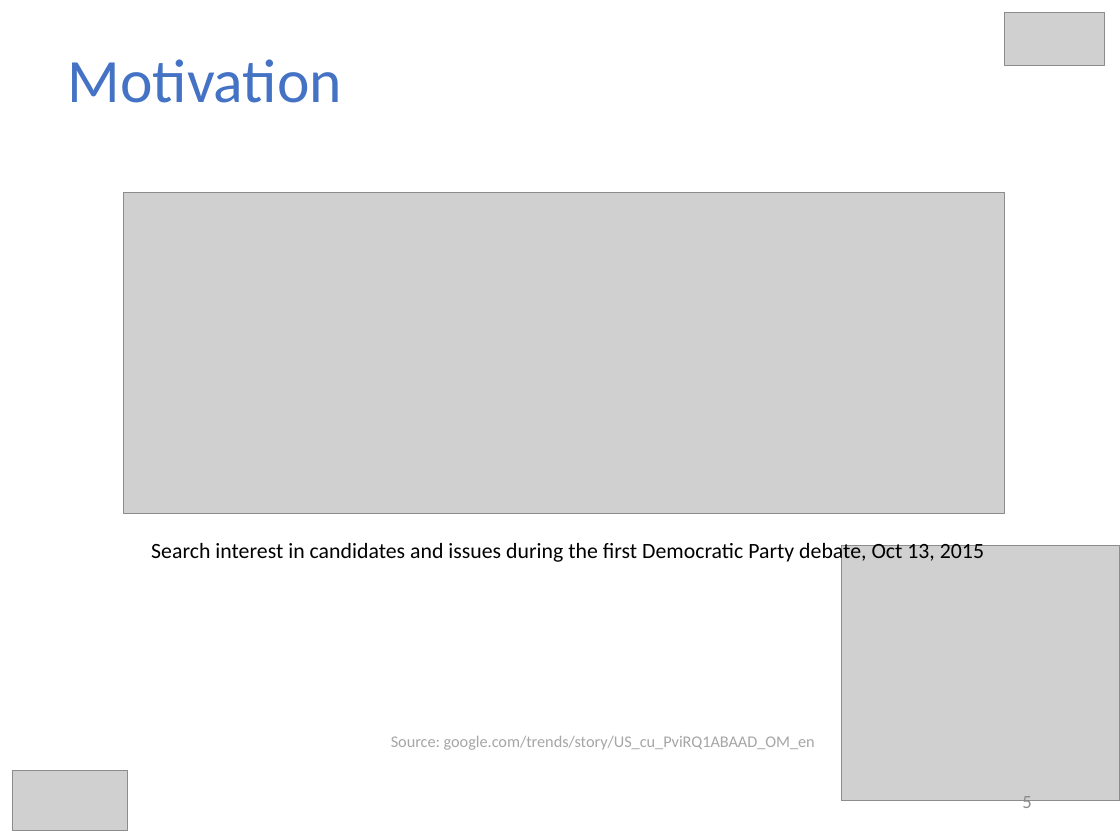
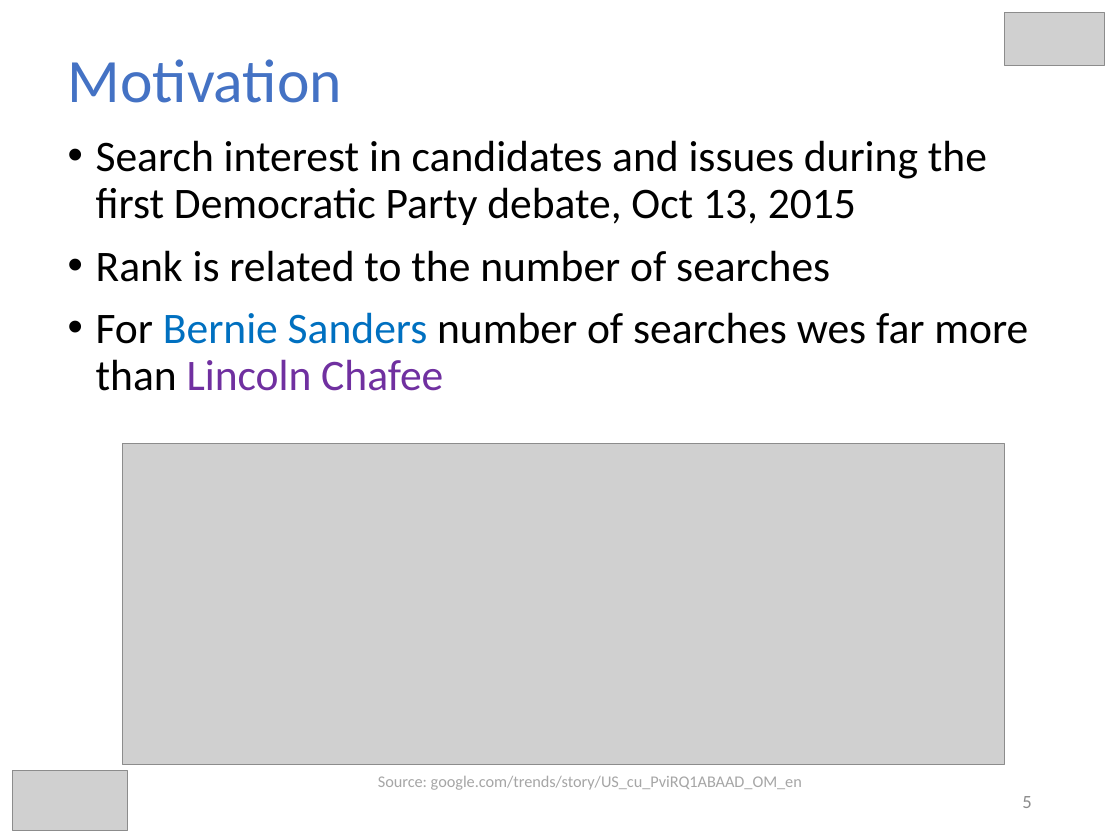
Before and after one commit to hmsgit/minestream, a slide deck: slide 5 of presentation/thesis.pptx. Drawn at 1120x840 pixels with LibreOffice and Linux fonts; fonts in the diff are those of the drawing; grey boxes stand for pictures. Boxes give left, top, right and bottom in pixels: in the first picture for what was removed or moved away, otherwise in the second. Text is boxed around its words. In the diff, an @@ line names an element or a change of style, - is before the commit and + after.

```diff
--- a/presentation/thesis.pptx
+++ b/presentation/thesis.pptx
@@ text added at [96,140,1028,391], 28 pt, text #000000 @@
+• Search interest in candidates and issues during the first Democratic Party debate, Oct 13, 2015
+• Rank is related to the number of searches
+• For Bernie Sanders number of searches wes far more than Lincoln Chafee
@@ picture: place and size @@
-picture at [123,193,1005,513]
+picture at [122,444,1004,764]
@@ text removed at [151,539,984,564] @@
-Search interest in candidates and issues during the first Democratic Party debate, Oct 13, 2015
@@ picture removed at [841,545,1120,801] @@
@@ text "Source: google.com/trends/story/US_cu_PviRQ1ABAAD_OM_en": place and size @@
-text "Source: google.com/trends/story/US_cu_PviRQ1ABAAD_OM_en" at [391,736,815,750]
+text "Source: google.com/trends/story/US_cu_PviRQ1ABAAD_OM_en" at [378,776,802,790]
```
Also in this commit, not shown: 18 other slides changed, 3 slides added, 1 slide removed.
